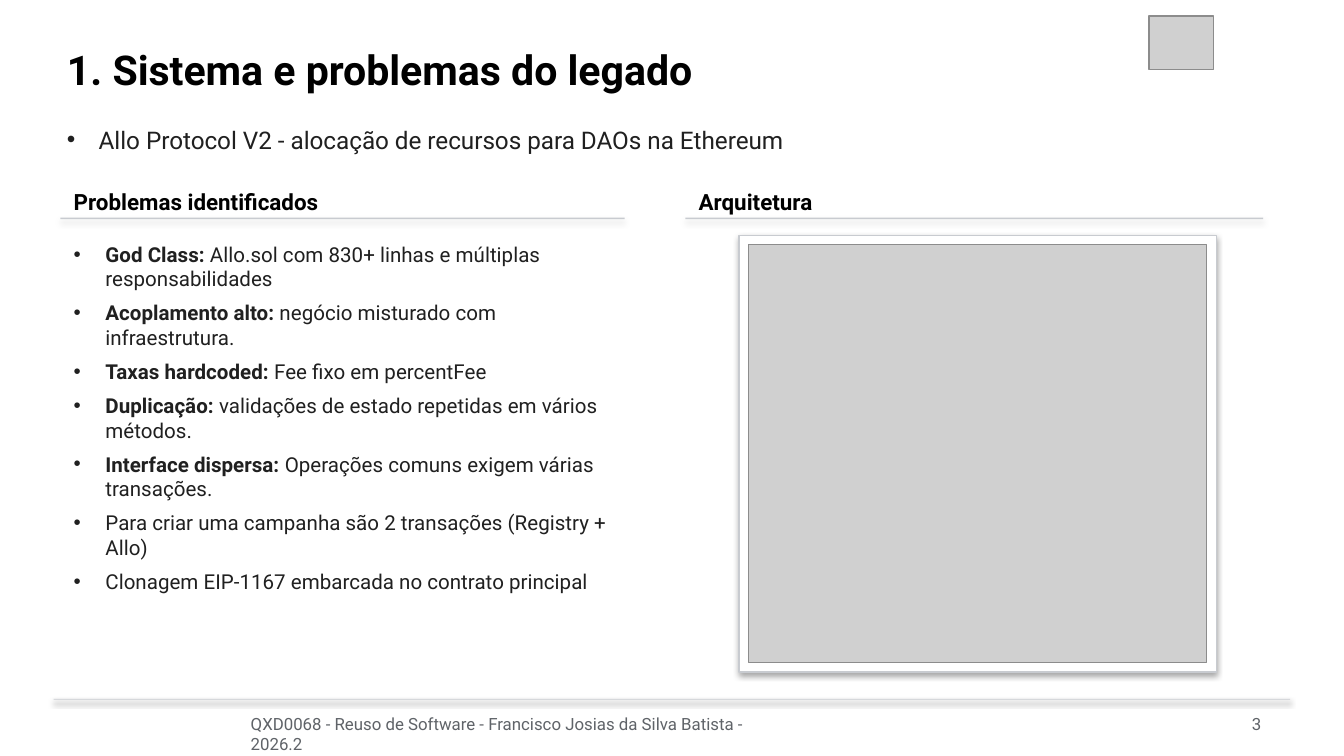
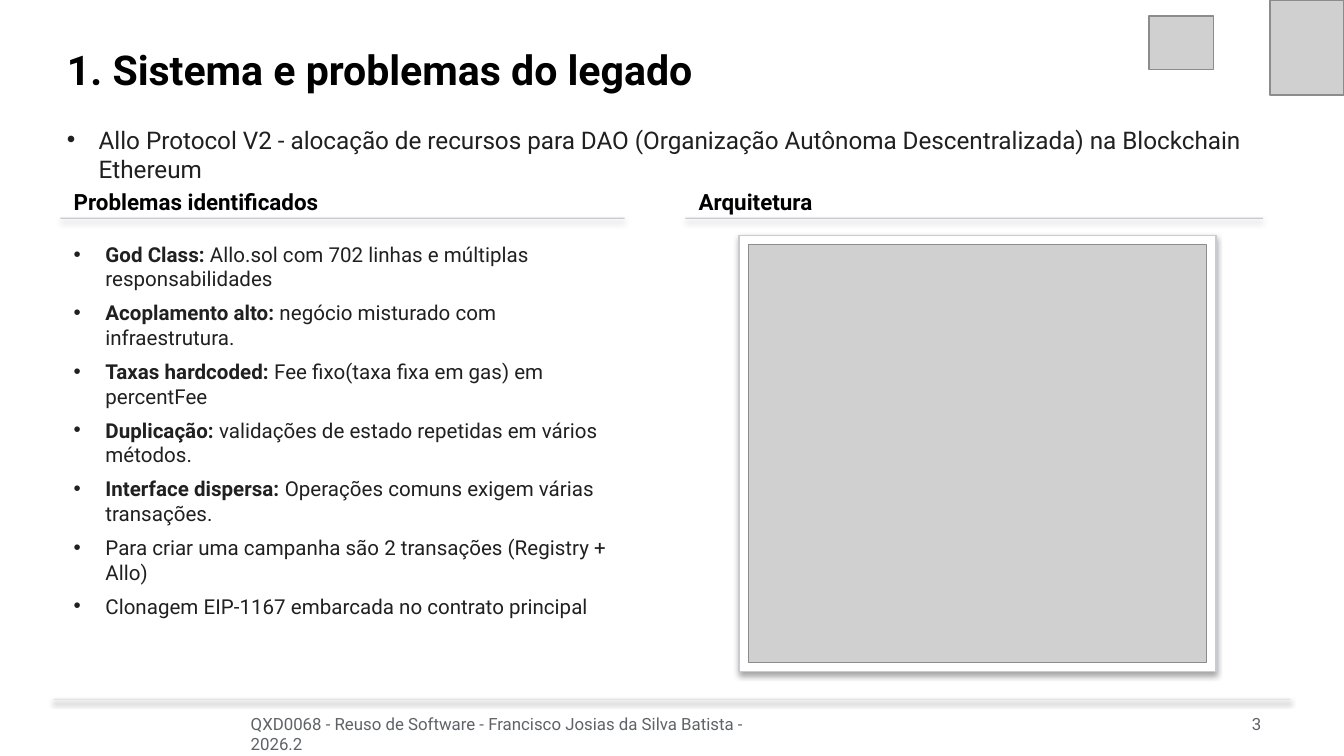
Before and after one commit to josiasdev/esufcqx, a slide deck: slide 3 of 10-semestre/reuso-software/Aula-18 - 14-10 - Apresentacao - do - trabalho 1 - refatoracao com padroes de projeto em sistema legado/Apresentacao_Allo_Protocol.pptx. Drawn at 1344x756 pixels with LibreOffice and Linux fonts; fonts in the diff are those of the drawing; grey boxes stand for pictures. Boxes give left, top, right and bottom in pixels: in the first picture for what was removed or moved away, otherwise in the second. Text is boxed around its words. In the diff, an @@ line names an element or a change of style, - is before the commit and + after.

```diff
--- a/10-semestre/reuso-software/Aula-18 - 14-10 - Apresentacao - do - trabalho 1 - refatoracao com padroes de projeto em sistema legado/Apresentacao_Allo_Protocol.pptx
+++ b/10-semestre/reuso-software/Aula-18 - 14-10 - Apresentacao - do - trabalho 1 - refatoracao com padroes de projeto em sistema legado/Apresentacao_Allo_Protocol.pptx
@@ picture added at (x1=1270, y1=0, x2=1344, y2=95) @@
@@ text at (x1=99, y1=129, x2=1240, y2=179): text changed @@
-• Allo Protocol V2 - alocação de recursos para DAOs na Ethereum
+• Allo Protocol V2 - alocação de recursos para DAO (Organização Autônoma Descentralizada) na Blockchain Ethereum
@@ text at (x1=105, y1=246, x2=528, y2=290): text changed @@
-• God Class: Allo.sol com 830+ linhas e múltiplas responsabilidades
+• God Class: Allo.sol com 702 linhas e múltiplas responsabilidades
@@ text at (x1=105, y1=363, x2=543, y2=408): text changed @@
-• Taxas hardcoded: Fee fixo em percentFee
+• Taxas hardcoded: Fee fixo(taxa fixa em gas) em percentFee
```
Also in this commit, not shown: 11 other slides changed, 8 slides added, 30 other files.
